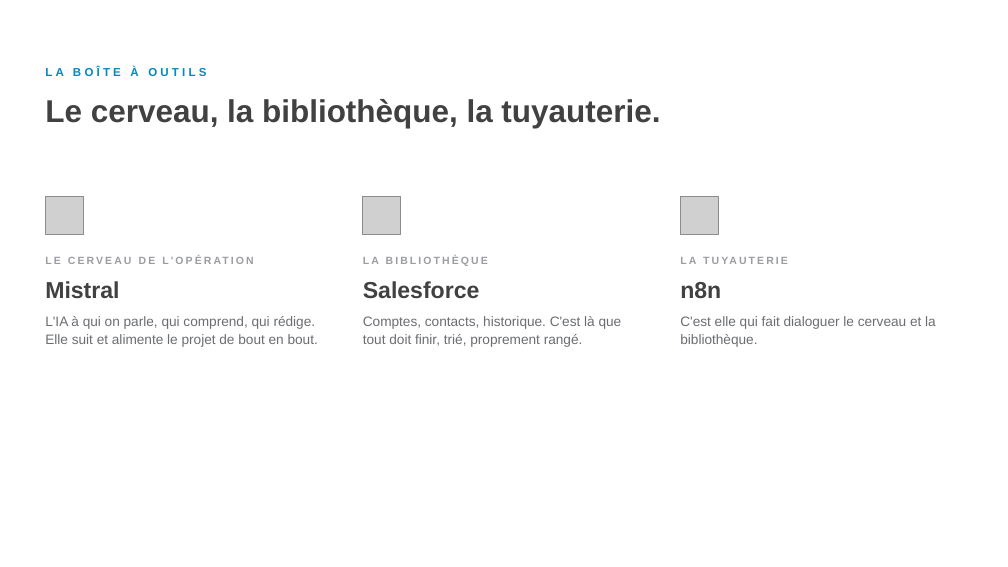
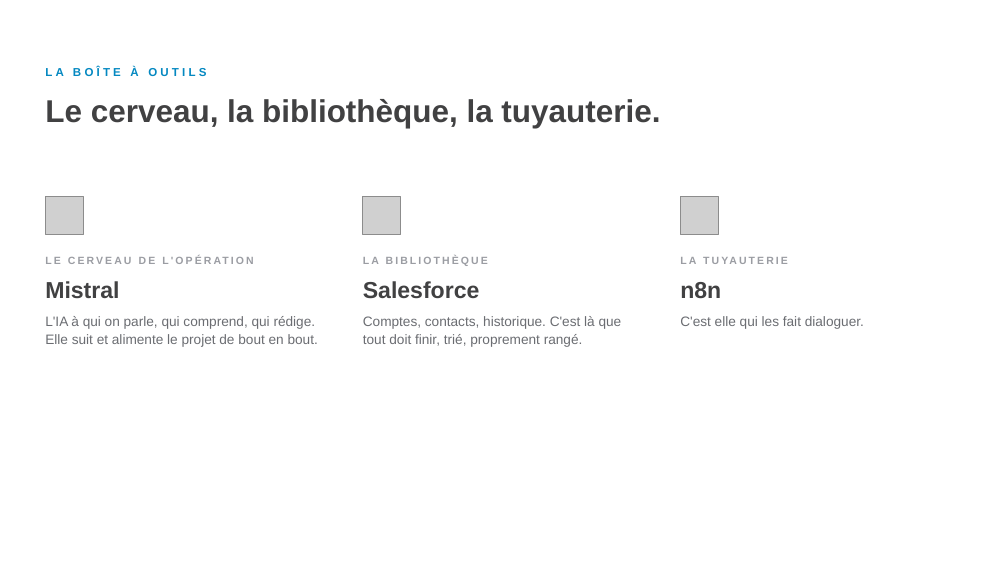
Before and after one commit to felixuniversityca-svg/task-dashboard, a slide deck: slide 2 of LIA-concretement-Capital-Croissance.pptx. Drawn at 1008x567 pixels with LibreOffice and Linux fonts; fonts in the diff are those of the drawing; grey boxes stand for pictures. Boxes give left, top, right and bottom in pixels: in the first picture for what was removed or moved away, otherwise in the second. Text is boxed around its words. In the diff, an @@ line names an element or a change of style, - is before the commit and + after.

```diff
--- a/LIA-concretement-Capital-Croissance.pptx
+++ b/LIA-concretement-Capital-Croissance.pptx
@@ text at (x1=680, y1=316, x2=864, y2=329): text changed @@
-C'est elle qui fait dialoguer le cerveau et la bibliothèque.
+C'est elle qui les fait dialoguer.
```
Also in this commit, not shown: 8 other slides changed.
